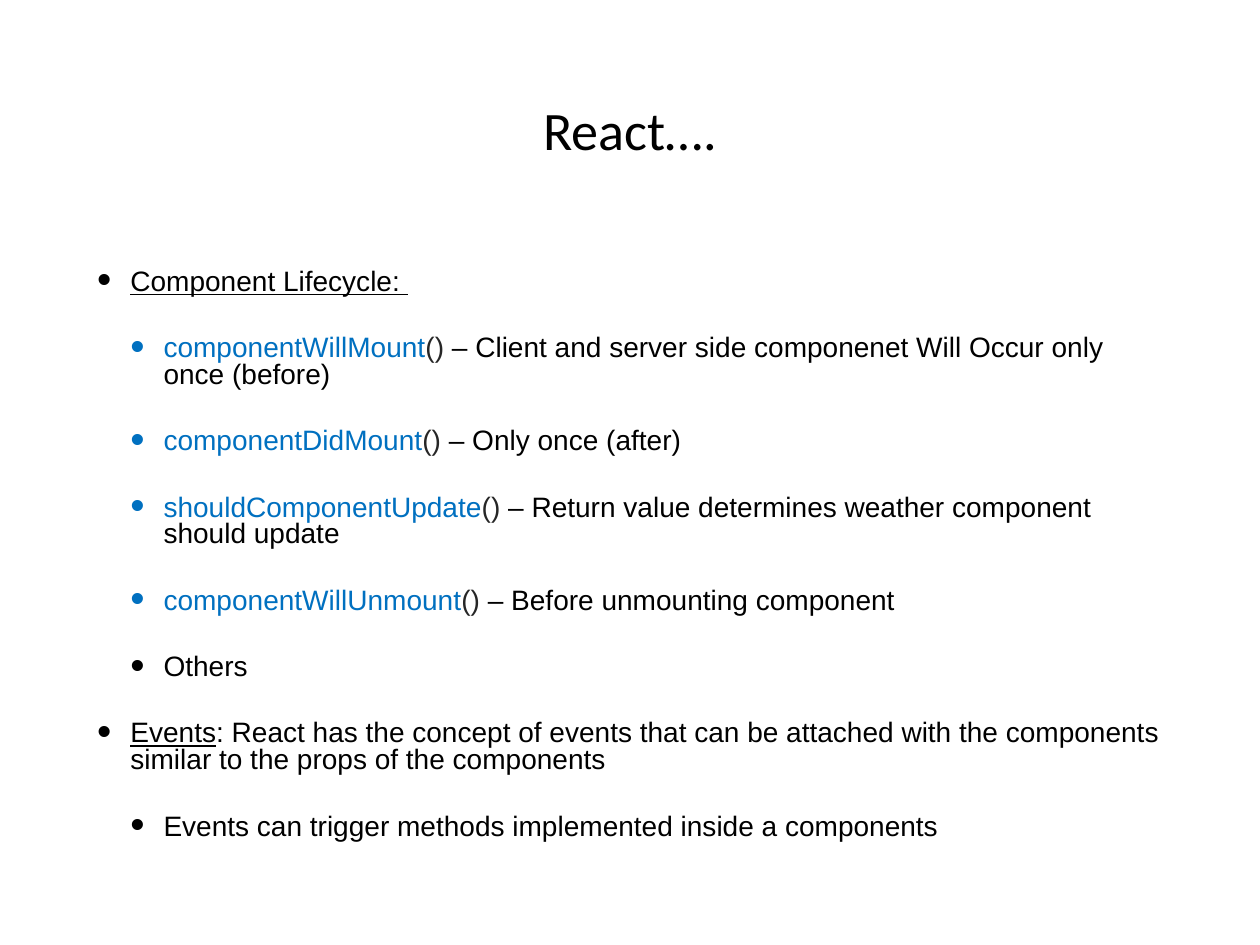
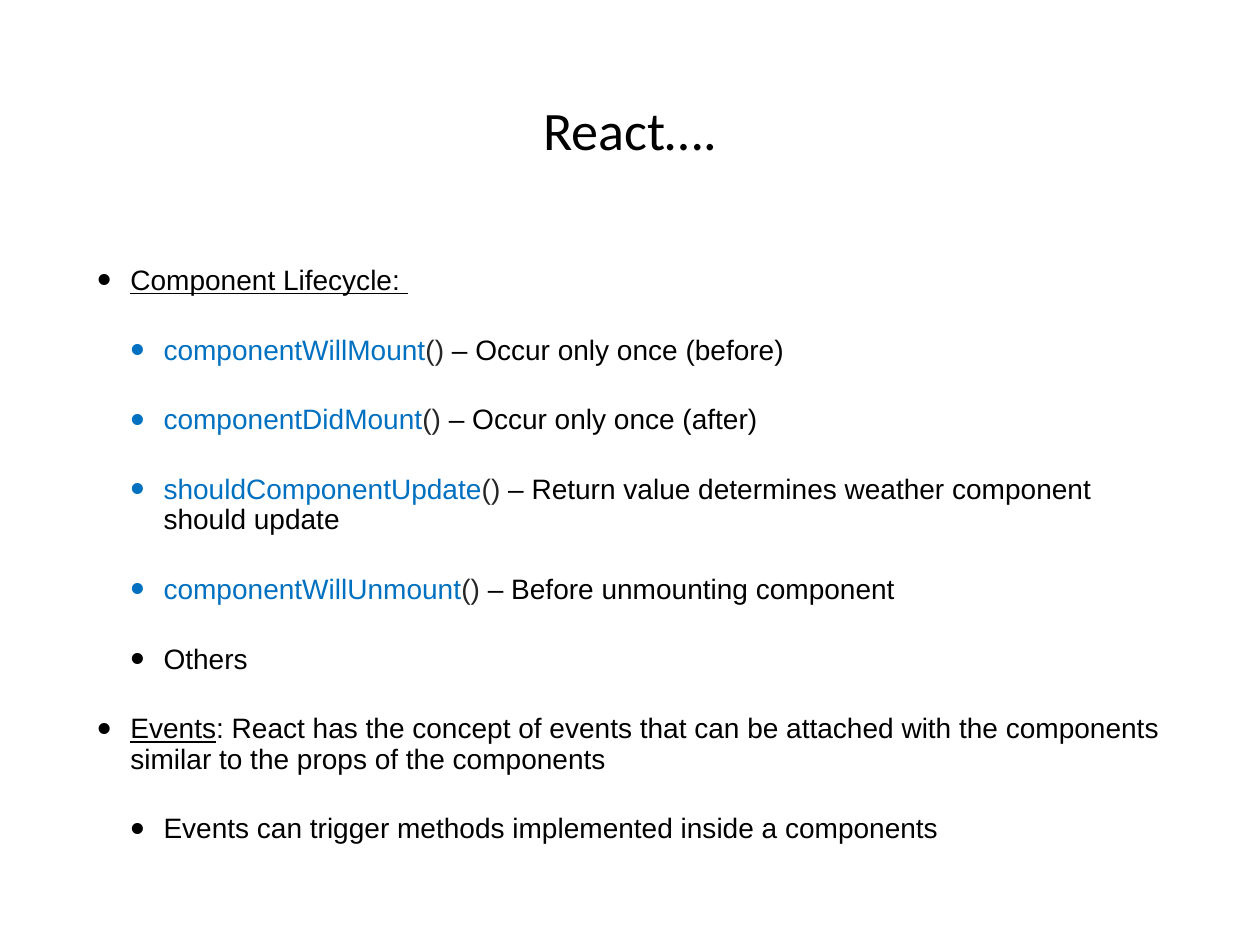
Before and after one commit to hogeschool/Development-5, a slide deck: slide 22 of Lectures/Lecture6/Lesson6.pptx. Drawn at 1260x945 pixels with LibreOffice and Linux fonts; fonts in the diff are those of the drawing. Boxes give left, top, right and bottom in pixels: in the first picture for what was removed or moved away, otherwise in the second. Text is boxed around its words. In the diff, an @@ line names an element or a change of style, - is before the commit and + after.

```diff
--- a/Lectures/Lecture6/Lesson6.pptx
+++ b/Lectures/Lecture6/Lesson6.pptx
@@ text at bbox=[130, 269, 1159, 844]: line spacing 0.8 to 0.9 @@
@@ text at bbox=[164, 339, 784, 434]: text changed @@
-  • componentWillMount() – Client and server side componenet Will Occur only once (before)
-  • componentDidMount() – Only once (after)
+  • componentWillMount() – Occur only once (before)
+  • componentDidMount() – Occur only once (after)
```
Also in this commit, not shown: 1 other slide changed.
